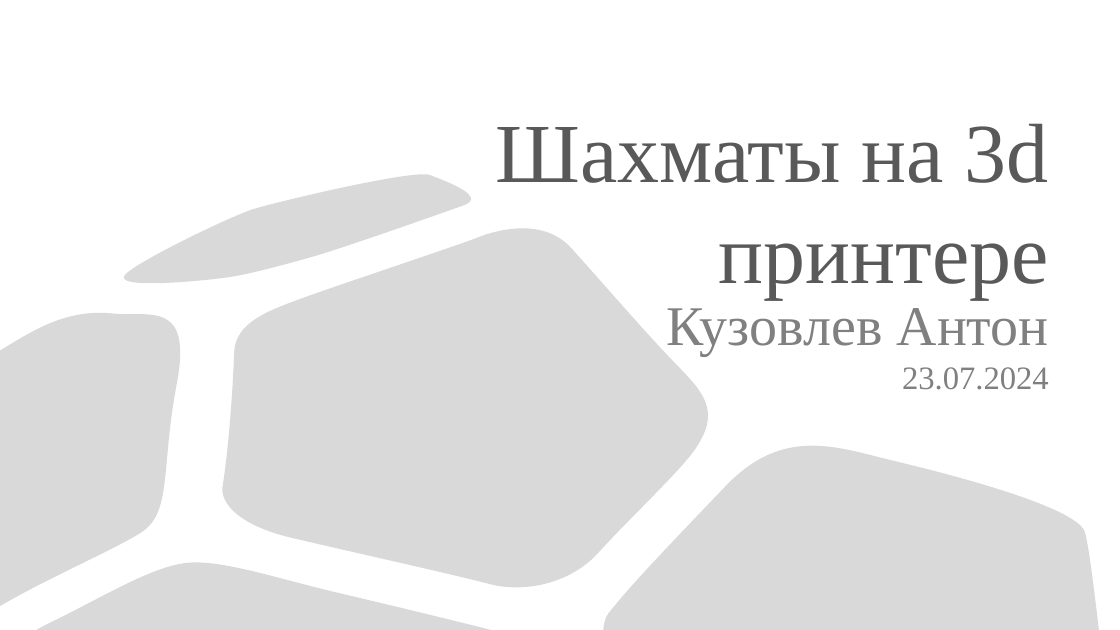
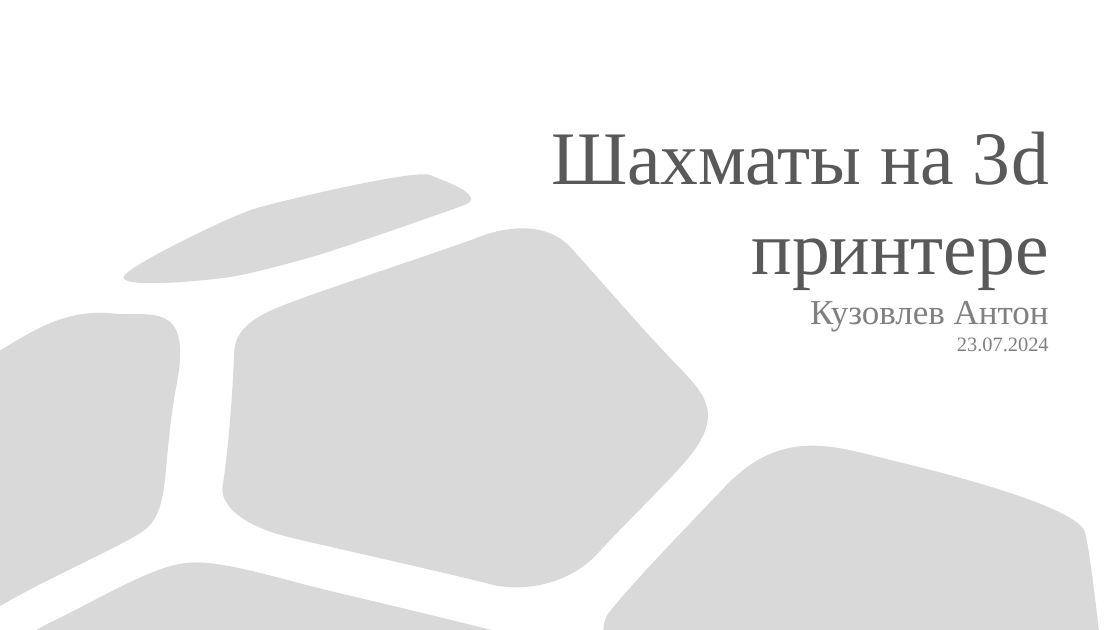
Before and after one commit to KuzovlevAnton/photos, a slide deck: slide 1 of Кузовлев Антон Презентация Шахматы.pptx. Drawn at 1120x630 pixels with LibreOffice and Linux fonts; fonts in the diff are those of the drawing. Boxes give left, top, right and bottom in pixels: in the first picture for what was removed or moved away, otherwise in the second. Text is boxed around its words. In the diff, an @@ line names an element or a change of style, - is before the commit and + after.

```diff
--- a/Кузовлев Антон Презентация Шахматы.pptx
+++ b/Кузовлев Антон Презентация Шахматы.pptx
@@ title "Шахматы на 3d принтере" at box(551, 131, 1049, 289): size 72 to 64.8 pt @@
@@ subtitle "Кузовлев Антон" at box(810, 301, 1049, 351): size 48 to 30 pt in "Кузовлев Антон"; size 28 to 17.5 pt in "23.07.2024" @@
```
Also in this commit, not shown: 2 other slides changed, 2 slides added.
